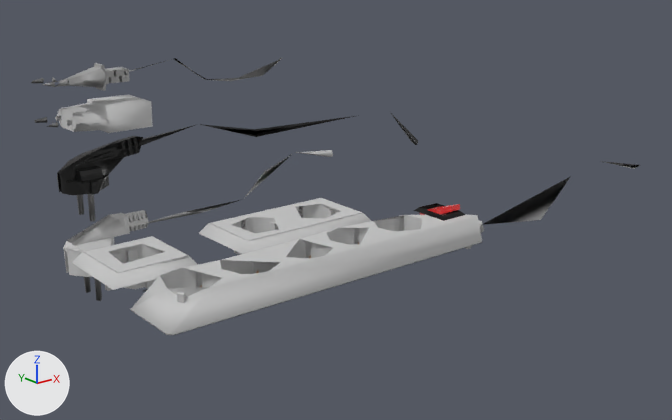
The glTF model assets/power-plugs.glb: old version first, new version second.
Before and after are seen from a 50 mm lens placed at (-0.26, -0.772, 0.236), pointed at (0.184, -0.216, 0.014). Arrows for +X, +Y and +Z are at lower left; the lights stay in place. The first picture is the older version. Where no turn or scale is listed for an object, it has been applied to the vertices. Vertices at exactly the same position are counted once.

The first picture shows 'connector strip cable_white_0', 'connector strip_white_0', 'power adapter_white_0', 'power outlet 2_white_0', 'power outlet_white_0', 'power plug 1 cable_white_0', 'power plug 2 cable_black_0', 'power plug 2_black_0', 'power plug 3_gray_0', 'power plug_white_0', 'switch_switch_0' and 7 more.
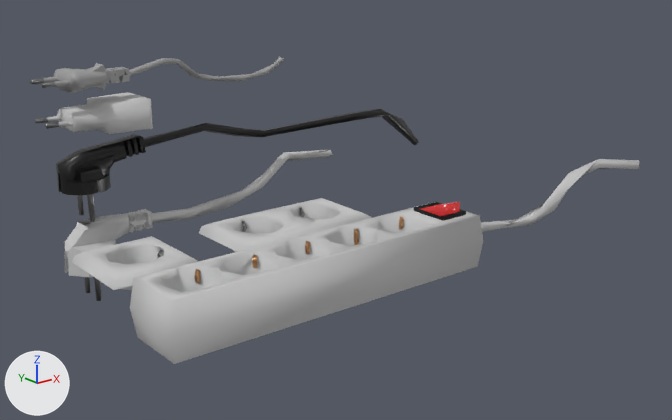
Changed parts and their boxes [x1, y1, x2, y2] in the pictures (672 x 420 px):
'connector strip_white_0', reshaped (30% taller): before [131, 214, 484, 335]; after [130, 206, 484, 364]
'power outlet 2_white_0', reshaped: before [199, 198, 371, 254]; after [199, 198, 371, 252]
'power outlet_white_0', reshaped: before [72, 236, 198, 291]; after [72, 236, 198, 290]
'power adapter_white_0', reshaped (8% wider, 10% taller): before [55, 95, 153, 133]; after [47, 92, 153, 134]
'power plug_white_0', reshaped: before [63, 210, 148, 277]; after [65, 209, 152, 277]
'power plug 2 cable_black_0', reshaped: before [122, 111, 418, 152]; after [125, 109, 419, 149]
'connector strip cable_white_0', reshaped (14% taller): before [483, 161, 640, 225]; after [481, 159, 639, 232]
'power plug 1 cable_white_0', reshaped: before [148, 150, 333, 224]; after [129, 150, 333, 225]
'power plug 3_gray_0', reshaped (11% wider, 7% taller): before [52, 63, 130, 91]; after [43, 63, 130, 93]
'switch_switch_0', reshaped (25% taller): before [420, 204, 460, 215]; after [421, 202, 460, 216]
part 1 of me_connector_strip_white_0, rebuilt (30% taller): before [131, 214, 482, 335]; after [130, 206, 483, 364]
part 2 of me_connector_strip_white_0, reshaped (mostly hidden): before [465, 220, 484, 249]
part 10 of me_power_plug_2_cable_black_0, rebuilt: before [122, 115, 359, 152]; after [125, 109, 419, 149]
part 11 of me_power_plug_2_cable_black_0, deleted: before [389, 111, 418, 145]

Edits to the bpy script that builds the scene:
```text
Change me_power_plug_white_0:
    remove me_power_plug_white_0.from_pydata(...)  # 185 vertices, 366 faces; spans x -0.0179..0.0456, y -0.0182..0.0182, z 0.0..0.0357
    add me_power_plug_white_0.from_pydata(...)  # 122 vertices, 230 faces; spans x -0.0187..0.049, y -0.0175..0.0177, z 0.0..0.0357
    me_power_plug_white_0 part 8: 185 vertices removed from x -0.0179..0.0456, y -0.0182..0.0182, z 0.0..0.0357; 122 vertices added at x -0.0187..0.049, y -0.0175..0.0177, z 0.0..0.0357
Change me_power_plug_1_cable_white_0:
    remove me_power_plug_1_cable_white_0.from_pydata(...)  # 9 vertices, 6 faces; spans x -0.021..0.189, y -0.012..0.02, z -0.006..0.025
    add me_power_plug_1_cable_white_0.from_pydata(...)  # 25 vertices, 44 faces; spans x -0.021..0.189, y -0.015..0.02, z -0.008..0.029
    me_power_plug_1_cable_white_0 part 9
    8 vertices are removed from x -0.021..0.189, y -0.012..0.016, z -0.006..0.025
    6 faces are deleted
    24 vertices are added at x -0.021..0.189, y -0.015..0.02, z -0.008..0.029
    44 new faces join them
Change me_power_adapter_white_0:
    remove me_power_adapter_white_0.from_pydata(...)  # 36 vertices, 65 faces; spans x -0.0033..0.0565, y -0.0179..0.0179, z -0.0097..0.0097
    add me_power_adapter_white_0.from_pydata(...)  # 47 vertices, 86 faces; spans x -0.0102..0.0568, y -0.0176..0.0177, z -0.0107..0.0112
    me_power_adapter_white_0 part 5: the whole mesh is rebuilt
Change me_power_plug_3_gray_0:
    remove me_power_plug_3_gray_0.from_pydata(...)  # 108 vertices, 250 faces; spans x -0.0102..0.0473, y -0.0172..0.0114, z -0.0089..0.0089
    add me_power_plug_3_gray_0.from_pydata(...)  # 133 vertices, 298 faces; spans x -0.0102..0.0471, y -0.0176..0.0176, z -0.009..0.009
    me_power_plug_3_gray_0 part 12
    52 vertices are removed from x -0.0102..0.0473, y -0.0172..0.0114, z -0.0089..0.0089
    231 faces are deleted
    77 vertices are added at x -0.0102..0.0471, y -0.0176..0.0176, z -0.009..0.009
    279 new faces join them
Change me_connector_strip_white_0:
    remove me_connector_strip_white_0.from_pydata(...)  # 331 vertices, 652 faces; spans x -0.132..0.154, y -0.026..0.026, z -0.013..0.02
    add me_connector_strip_white_0.from_pydata(...)  # 168 vertices, 311 faces; spans x -0.131..0.154, y -0.025..0.025, z -0.02..0.02
    me_connector_strip_white_0 part 1: the loose piece of 244 vertices spanning x -0.132..0.132, y -0.026..0.026, z 0.0..0.02 is rebuilt with 141 vertices and now spans x -0.131..0.131, y -0.025..0.025, z -0.02..0.02
    me_connector_strip_white_0 part 2: 85 vertices removed from x 0.129..0.154, y -0.013..0.013, z -0.013..0.013; 25 vertices added at x 0.129..0.154, y -0.013..0.016, z -0.015..0.013
Change me_switch_switch_0:
    remove me_switch_switch_0.from_pydata(...)  # 14 vertices, 24 faces; spans x -0.009..0.009, y -0.0118..0.0121, z -0.0084..0.005
    add me_switch_switch_0.from_pydata(...)  # 9 vertices, 14 faces; spans x -0.0089..0.0089, y -0.0122..0.012, z -0.0085..0.0067
    me_switch_switch_0 part 3: the whole mesh is rebuilt
Change me_connector_strip_cable_white_0:
    remove me_connector_strip_cable_white_0.from_pydata(...)  # 6 vertices, 2 faces; spans x -0.001..0.228, y -0.009..0.016, z -0.005..0.027
    add me_connector_strip_cable_white_0.from_pydata(...)  # 19 vertices, 32 faces; spans x -0.001..0.229, y -0.012..0.018, z -0.009..0.028
    me_connector_strip_cable_white_0 part 4: the whole mesh is rebuilt
Change me_power_plug_2_cable_black_0:
    remove me_power_plug_2_cable_black_0.from_pydata(...)  # 12 vertices, 9 faces; spans x -0.005..0.272, y -0.043..0.007, z -0.035..0.008
    add me_power_plug_2_cable_black_0.from_pydata(...)  # 25 vertices, 44 faces; spans x -0.006..0.271, y -0.047..0.01, z -0.035..0.009
    me_power_plug_2_cable_black_0 part 10: the loose piece of 8 vertices spanning x -0.005..0.186, y -0.043..0.007, z -0.01..0.008 is rebuilt with 25 vertices and now spans x -0.006..0.271, y -0.047..0.01, z -0.035..0.009
    me_power_plug_2_cable_black_0 part 11: the loose piece of 4 vertices spanning x 0.219..0.272, y -0.041..-0.017, z -0.035..0.005 is deleted
Change me_power_outlet_white_0:
    remove me_power_outlet_white_0.from_pydata(...)  # 106 vertices, 206 faces; spans x -0.0319..0.031, y -0.0319..0.0319, z -0.0055..0.0177
    add me_power_outlet_white_0.from_pydata(...)  # 55 vertices, 102 faces; spans x -0.0314..0.0316, y -0.0315..0.0314, z -0.0055..0.0177
    me_power_outlet_white_0 part 6: the whole mesh is rebuilt
Change me_power_outlet_2_white_0:
    remove me_power_outlet_2_white_0.from_pydata(...)  # 196 vertices, 386 faces; spans x -0.0585..0.0576, y -0.0319..0.0319, z -0.0233..0.0
    add me_power_outlet_2_white_0.from_pydata(...)  # 91 vertices, 172 faces; spans x -0.058..0.058, y -0.0314..0.0316, z -0.0233..0.0
    me_power_outlet_2_white_0 part 7: 194 vertices removed from x -0.0585..0.0576, y -0.0319..0.0319, z -0.0233..0.0; 89 vertices added at x -0.058..0.058, y -0.0314..0.0316, z -0.0233..0.0
```
